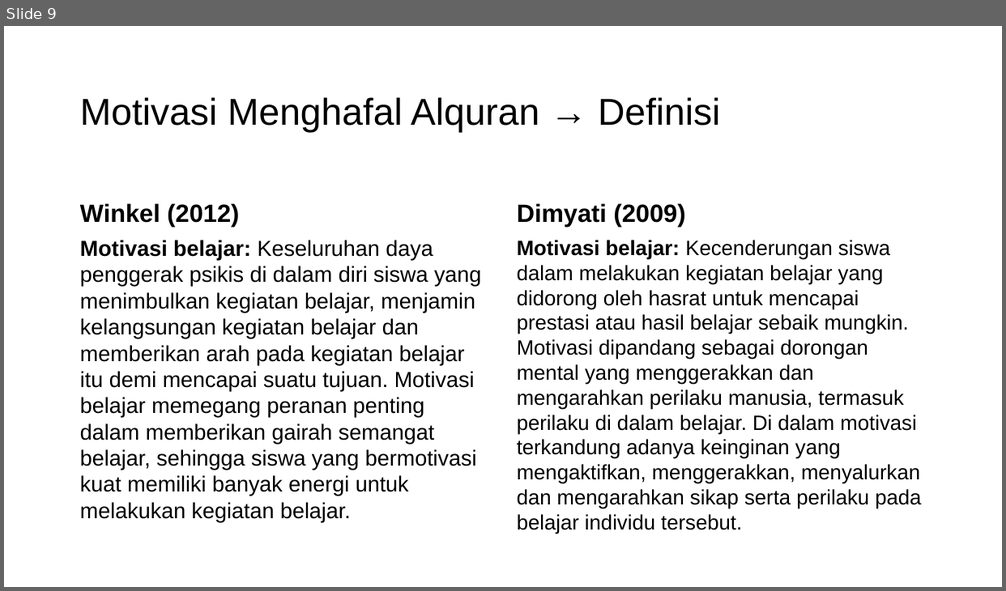
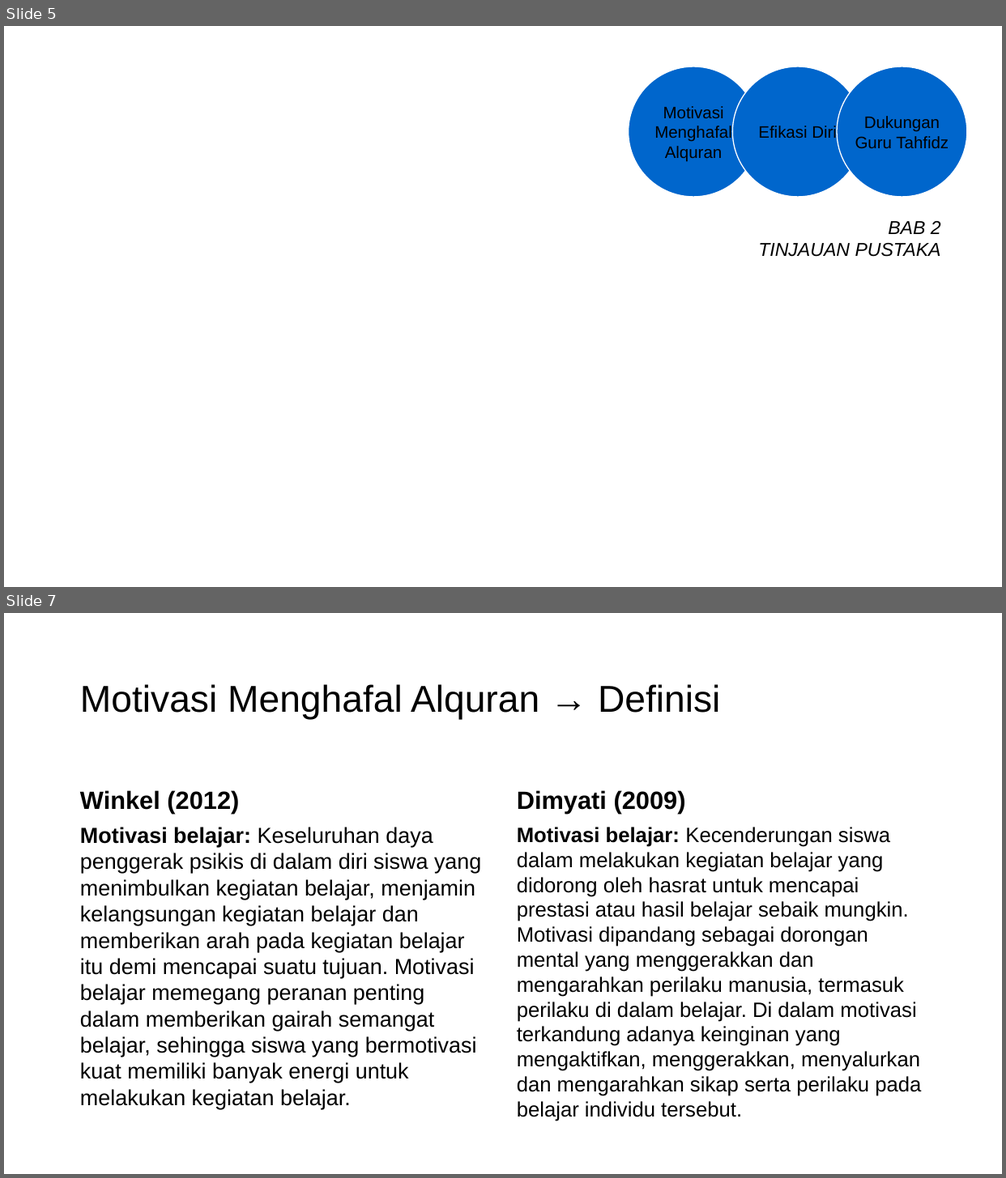
Before and after one commit to mzaini30/skripsi, a slide deck: seminar proposal.pptx. Shown one above the other, each under a label of ours: slide 9 before the commit, slides 5 and 7 after it; the slides between them are not shown. The pictures are 1006x591 and 1006x1178 pixels, drawn with LibreOffice and Linux fonts; fonts in the diff are those of the drawing; background and template pictures are left out. Boxes give left, top, right and bottom in pixels: in the first picture for what was removed or moved away, otherwise in the second. Text is boxed around its words. In the diff, an @@ line names an element or a change of style, - is before the commit and + after.

```diff
--- a/seminar proposal.pptx
+++ b/seminar proposal.pptx
@@ slide 5 added at (x1=4, y1=26, x2=1002, y2=587), background picture (left out) @@
@@ group added at (x1=629, y1=66, x2=967, y2=197): 3 ellipses, 3 texts @@
+Motivasi Menghafal Alquran
+Efikasi Diri
+Dukungan Guru Tahfidz
@@ text added at (x1=758, y1=221, x2=941, y2=257), 18 pt, text #000000, italic @@
+BAB 2
+TINJAUAN PUSTAKA
@@ what was slide 9 is now slide 7 @@
```
Also in this commit, not shown: 3 slides changed, 3 slides removed, 1 other file.
